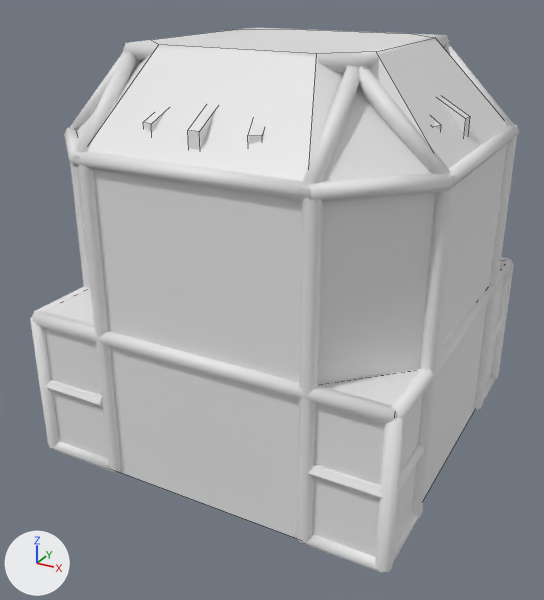
A saved change to the Blender file Models/MKS_PDU/Assets/module/PDU.blend.
Camera for both pictures: a 50 mm camera at (2.3, -4.48, 2.45) aimed at (-0.05, -0.21, 0.31). The lights are fixed; the arrows at lower left show +X, +Y and +Z. Mesh edges are drawn as thin lines on the coarser meshes. Materials are left out; every surface is plain grey.

Objects in the first picture: 'COLMESH', 'Cage', 'RTG'.
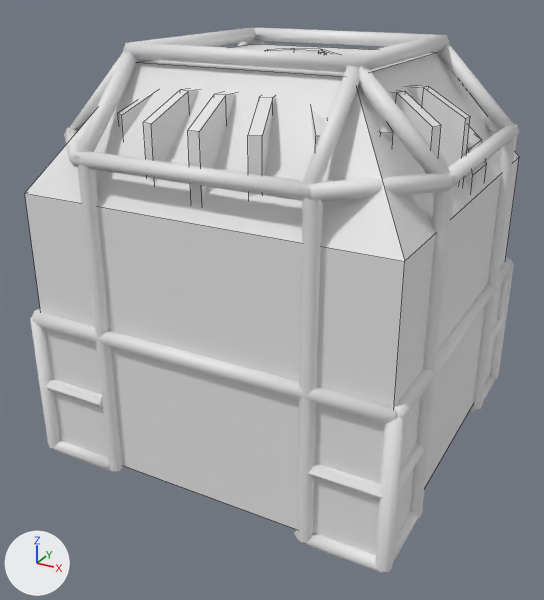
The change in detail:
me_cube_002 is used by ob_colmesh; location (0.0, 0.0, 0.447).
me_cube_002 had 32 vertices, 24 faces and spanned x -1.25..1.25, y -1.25..1.25, z -1.15..1.59.
me_cube_002 now has 12 vertices, 10 faces and spans x -1.25..1.25, y -1.25..1.25, z -0.66..1.95.
me_cube_002 part 1: the loose piece of 24 vertices spanning x -1.25..1.25, y -1.25..1.25, z -0.1..1.59 is rebuilt with 12 vertices and now spans x -1.25..1.25, y -1.25..1.25, z -0.66..1.95.
me_cube_002 part 2: the loose piece of 8 vertices spanning x -1.25..1.25, y -1.25..1.25, z -1.15..-0.09 is deleted.
Object 'COLMESH' (ob_colmesh) moves from (0.0, 0.0, 0.447) to (0.0, 0.0, 0.0).
Object 'COLMESH' (ob_colmesh) is rescaled from (1.0, 1.0, 1.0) to (0.99, 0.99, 0.99).

Changed parts and their boxes [x1, y1, x2, y2] in the pictures (544 x 600 px):
'COLMESH', reshaped, moved, rescaled (7% wider): before [44, 29, 507, 557]; after [25, 44, 519, 555]
part 1 of me_cube_002, rebuilt (15% wider, 44% taller): before [77, 29, 507, 384]; after [25, 44, 519, 555]
part 2 of me_cube_002, deleted: before [44, 261, 504, 557]
'RTG', unchanged, uncovered by the edit: before [143, 98, 470, 150]; after [118, 85, 470, 203]
